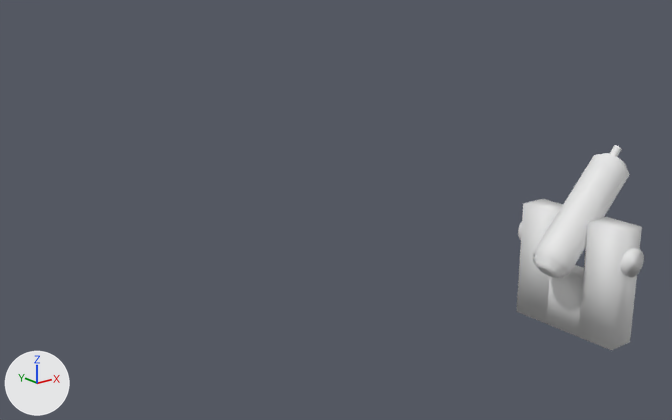
Before and after pictures for a commit that changed the FBX model MockUp/Assets/Meshes/Trash/microscope.fbx.
Rendered twice from a 50 mm lens placed at (-4.48, -11.02, 3.35), pointed at (1.32, -3.77, 0.45). The axes (+X, +Y, +Z) are drawn at lower left. The lights are the same throughout. Where no turn or scale is listed for an object, it has been applied to the vertices.

The scene before the commit, as lines of its bpy script (objects in view):
```python
me_cube_012 = bpy.data.meshes.new('Cube.012')
me_cube_012.from_pydata(...)  # 20 vertices, 14 faces; spans x -0.129..0.122, y -0.606..0.4, z -0.002..1.003
me_cylinder_031 = bpy.data.meshes.new('Cylinder.031')
me_cylinder_031.from_pydata(...)  # 176 vertices, 129 faces; spans x -0.479..0.48, y -0.274..0.064, z 0.519..1.478
me_cylinder_033 = bpy.data.meshes.new('Cylinder.033')
me_cylinder_033.from_pydata(...)  # 32 vertices, 18 faces; spans x 0.197..0.475, y -0.221..0.011, z 1.2..1.478
me_cylinder_036 = bpy.data.meshes.new('Cylinder.036')
me_cylinder_036.from_pydata(...)  # 64 vertices, 32 faces; spans x -0.381..0.409, y -0.274..0.064, z 0.616..1.407
me_cylinder_038 = bpy.data.meshes.new('Cylinder.038')
me_cylinder_038.from_pydata(...)  # a 16-sided cylinder along y spanning x -0.121..0.112, y -0.66..-0.498, z 0.621..0.853; a 16-sided cylinder along y spanning x -0.121..0.112, y 0.284..0.445, z 0.621..0.853
ob_cube_039 = bpy.data.objects.new('Cube.039', me_cube_012)
ob_cube_039.location = (1.709, -6.425, 0.0)
ob_cylinder_031 = bpy.data.objects.new('Cylinder.031', me_cylinder_031)
ob_cylinder_031.location = (1.709, -6.425, 0.0)
ob_cylinder_033 = bpy.data.objects.new('Cylinder.033', me_cylinder_033)
ob_cylinder_033.location = (1.709, -6.425, 0.0)
ob_cylinder_036 = bpy.data.objects.new('Cylinder.036', me_cylinder_036)
ob_cylinder_036.location = (1.709, -6.425, 0.0)
ob_cylinder_038 = bpy.data.objects.new('Cylinder.038', me_cylinder_038)
ob_cylinder_038.location = (1.709, -6.425, 0.0)
```
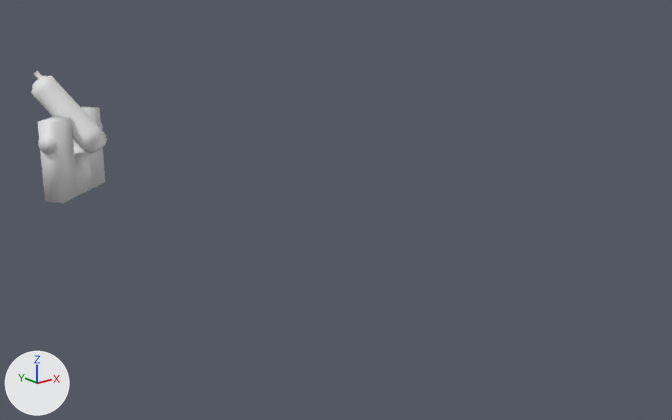
Where the newer file only moved an object's origin or applied its transform, the numbers keep the older frame.

Pixel boxes [x1, y1, x2, y2] of what changed, in the pictures (672 x 420 px):
'Cube.039', mesh turned
    before: [517, 199, 642, 350]
    after: [37, 107, 105, 203]
'Cylinder.031', deleted
    before: [533, 154, 630, 278]
'Microscope', added
    after: [31, 76, 107, 154]
'Cylinder.036', mesh turned
    before: [541, 164, 624, 261]
    after: [36, 82, 99, 146]
'Cylinder.038', mesh turned
    before: [518, 222, 644, 277]
    after: [38, 123, 103, 154]
'Cylinder.033', mesh turned
    before: [602, 153, 626, 167]
    after: [32, 75, 47, 88]

What changed in the scene script:
```text
Change me_cylinder_038:
    where me_cylinder_038.from_pydata(...)  # 64 vertices, 36 faces; spans x -0.121..0.112, y -0.66..0.445, z 0.621..0.853
    used by ob_cylinder_038; location = (1.709, -6.425, 0.0)
    me_cylinder_038 part 1: the whole mesh is turned 124.3 degrees about the z axis through its middle, then moved by (-1.589, 6.591, 0.0)
Change me_cylinder_036:
    where me_cylinder_036.from_pydata(...)  # 64 vertices, 32 faces; spans x -0.381..0.409, y -0.274..0.064, z 0.616..1.407
    used by ob_cylinder_036; location = (1.709, -6.425, 0.0)
    me_cylinder_036 part 4: the whole mesh is turned 124.3 degrees about the z axis through its middle, then moved by (-1.62, 6.603, 0.0)
Change me_cylinder_033:
    where me_cylinder_033.from_pydata(...)  # 32 vertices, 18 faces; spans x 0.197..0.475, y -0.221..0.011, z 1.2..1.478
    used by ob_cylinder_033; location = (1.709, -6.425, 0.0)
    me_cylinder_033 part 2: the whole mesh is turned 124.3 degrees about the z axis through its middle, then moved by (-2.124, 6.869, 0.0)
Change me_cube_012:
    where me_cube_012.from_pydata(...)  # 20 vertices, 14 faces; spans x -0.129..0.122, y -0.606..0.4, z -0.002..1.003
    used by ob_cube_039; location = (1.709, -6.425, 0.0)
    me_cube_012 part 3: the whole mesh is turned 124.3 degrees about the z axis through its middle, then moved by (-1.594, 6.585, 0.0)
Add me_cylinder_031_1:
    me_cylinder_031_1.from_pydata(...)  # 176 vertices, 129 faces; spans x -0.452..0.257, y -0.291..0.573, z -0.312..0.647
Remove ob_cylinder_031:
    ob_cylinder_031 = bpy.data.objects.new('Cylinder.031', me_cylinder_031)
    ob_cylinder_031.location = (1.709, -6.425, 0.0)
Add ob_microscope:
    ob_microscope = bpy.data.objects.new('Microscope', me_cylinder_031_1)
    ob_microscope.location = (0.205, -0.077, 0.831)
```
